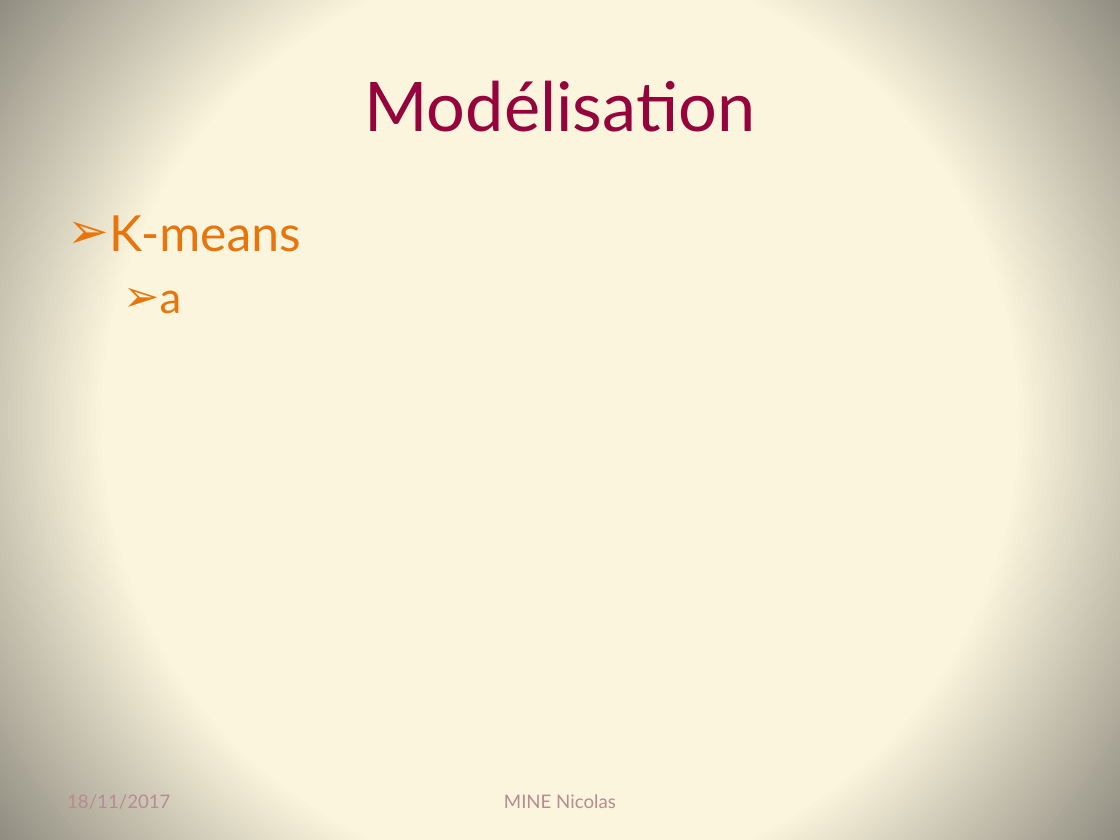
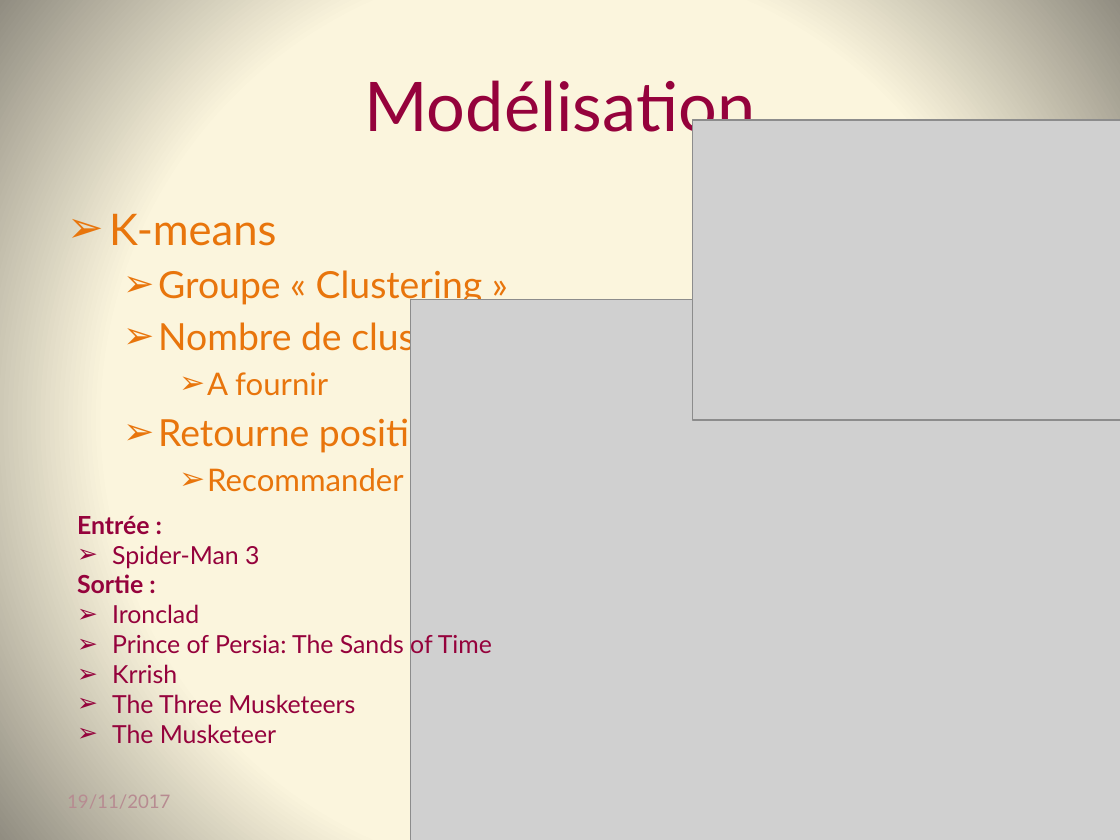
Before and after one commit to Coni63/OC_DS, a slide deck: slide 8 of Projet 3 - recomm. de films/Presentation-projet_3.pptx. Drawn at 1120x840 pixels with LibreOffice and Linux fonts; fonts in the diff are those of the drawing; grey boxes stand for pictures. Boxes give left, top, right and bottom in pixels: in the first picture for what was removed or moved away, otherwise in the second. Text is boxed around its words. In the diff, an @@ line names an element or a change of style, - is before the commit and + after.

```diff
--- a/Projet 3 - recomm. de films/Presentation-projet_3.pptx
+++ b/Projet 3 - recomm. de films/Presentation-projet_3.pptx
@@ picture added at (692, 120, 1120, 420) @@
@@ text at (109, 213, 276, 246): size 32 to 28 pt in "K-means" @@
@@ text at (158, 270, 483, 492): text changed; size 28 to 24 pt @@
-  ➢ a
+  ➢ Groupe « Clustering »
+  ➢ Nombre de clusters inconnus
+    ➢ A fournir
+  ➢ Retourne positions
+    ➢ Recommander possible
@@ picture added at (410, 300, 1120, 840) @@
@@ text added at (77, 516, 492, 744), 16 pt, text #95023C @@
+Entrée :
+➢ Spider-Man 3
+Sortie :
+➢ Ironclad
+➢ Prince of Persia: The Sands of Time
+➢ Krrish
+➢ The Three Musketeers
+➢ The Musketeer
@@ text at (67, 795, 170, 808): text changed @@
-18/11/2017
+19/11/2017
@@ text removed at (504, 794, 616, 808) @@
-MINE Nicolas
```
Also in this commit, not shown: 4 other slides changed, 7 slides added, 13 other files.
